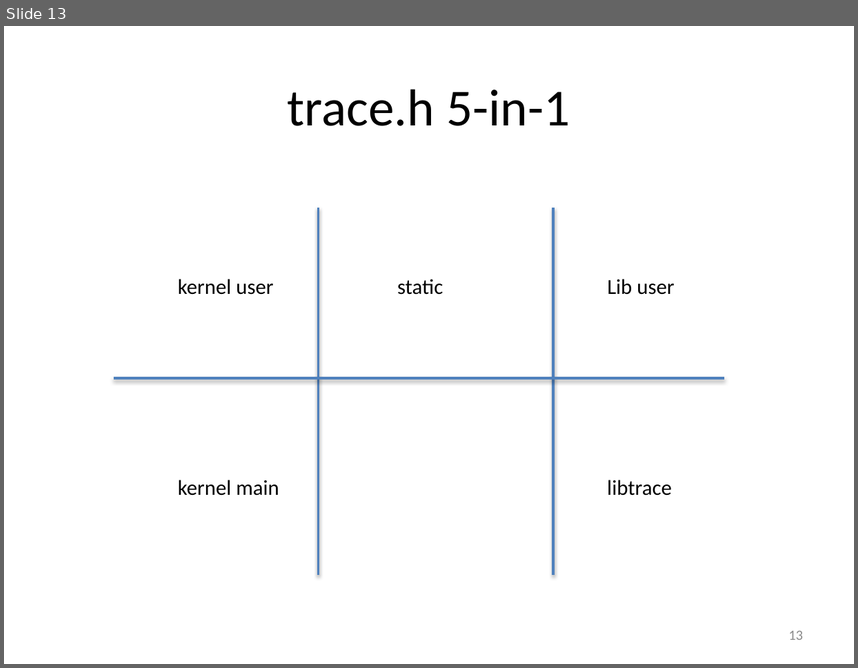
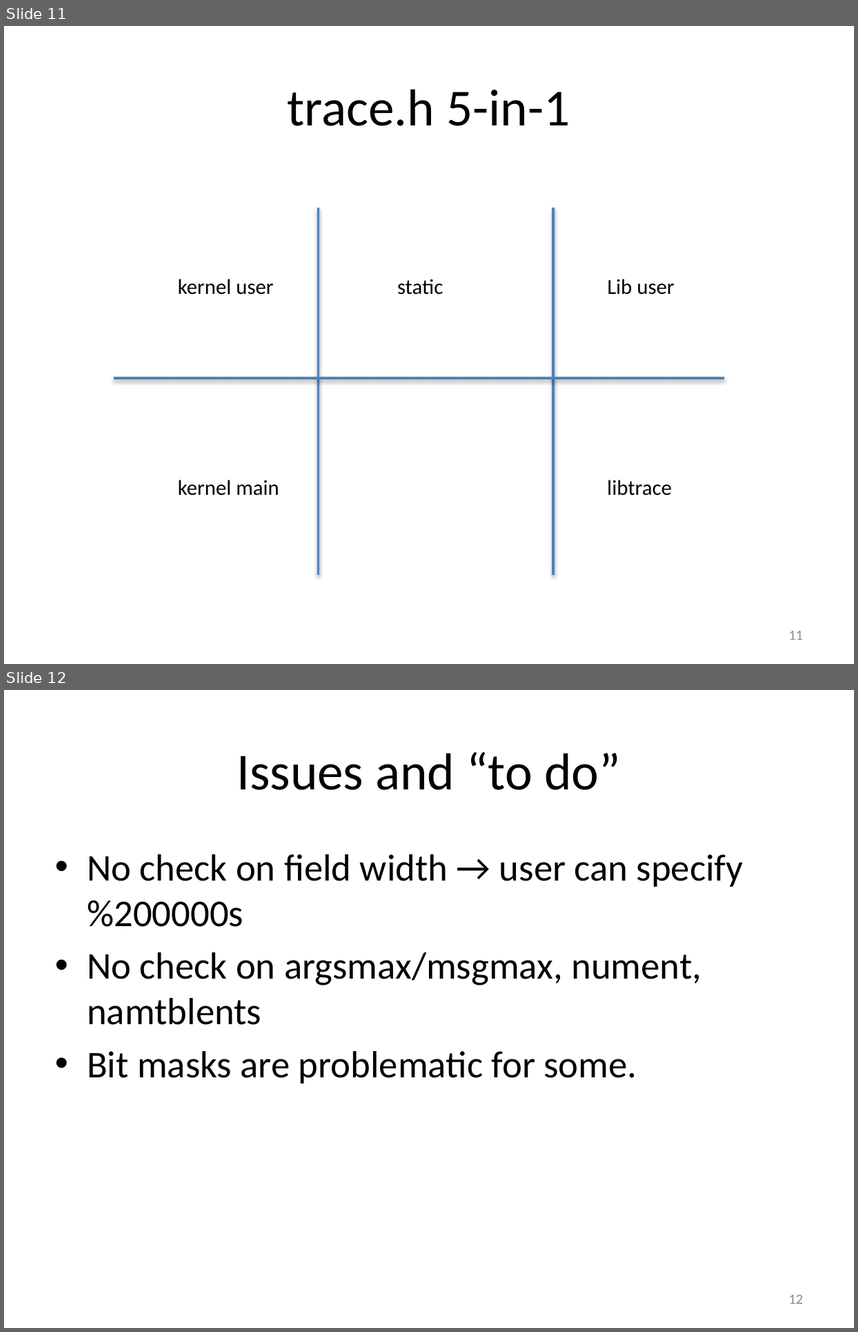
Before and after one commit to art-daq/trace, a slide deck: trace/doc/trace.pptx. Shown one above the other, each under a label of ours: slide 13 before the commit, slides 11 and 12 after it. The pictures are 858x668 and 858x1332 pixels, drawn with LibreOffice and Linux fonts; fonts in the diff are those of the drawing. Boxes give left, top, right and bottom in pixels: in the first picture for what was removed or moved away, otherwise in the second. Text is boxed around its words. In the diff, an @@ line names an element or a change of style, - is before the commit and + after.

```diff
--- a/trace/doc/trace.pptx
+++ b/trace/doc/trace.pptx
@@ slide 12 added at [4,690,854,1328], background #FFFFFF @@
@@ title added at [237,752,621,790], 44 pt, text #000000 @@
+Issues and “to do”
@@ text added at [87,854,744,1083], 32 pt, text #000000 @@
+• No check on field width → user can specify %200000s
+• No check on argsmax/msgmax, nument, namtblents
+• Bit masks are problematic for some.
@@ page number added at [789,1294,803,1303], 12 pt, text #8C8C8C @@
+12
@@ what was slide 13 is now slide 11 @@
@@ page number at [789,630,803,639]: text changed @@
-13
+11
```
Also in this commit, not shown: 3 slides changed, 1 other slide added, 1 other file.
